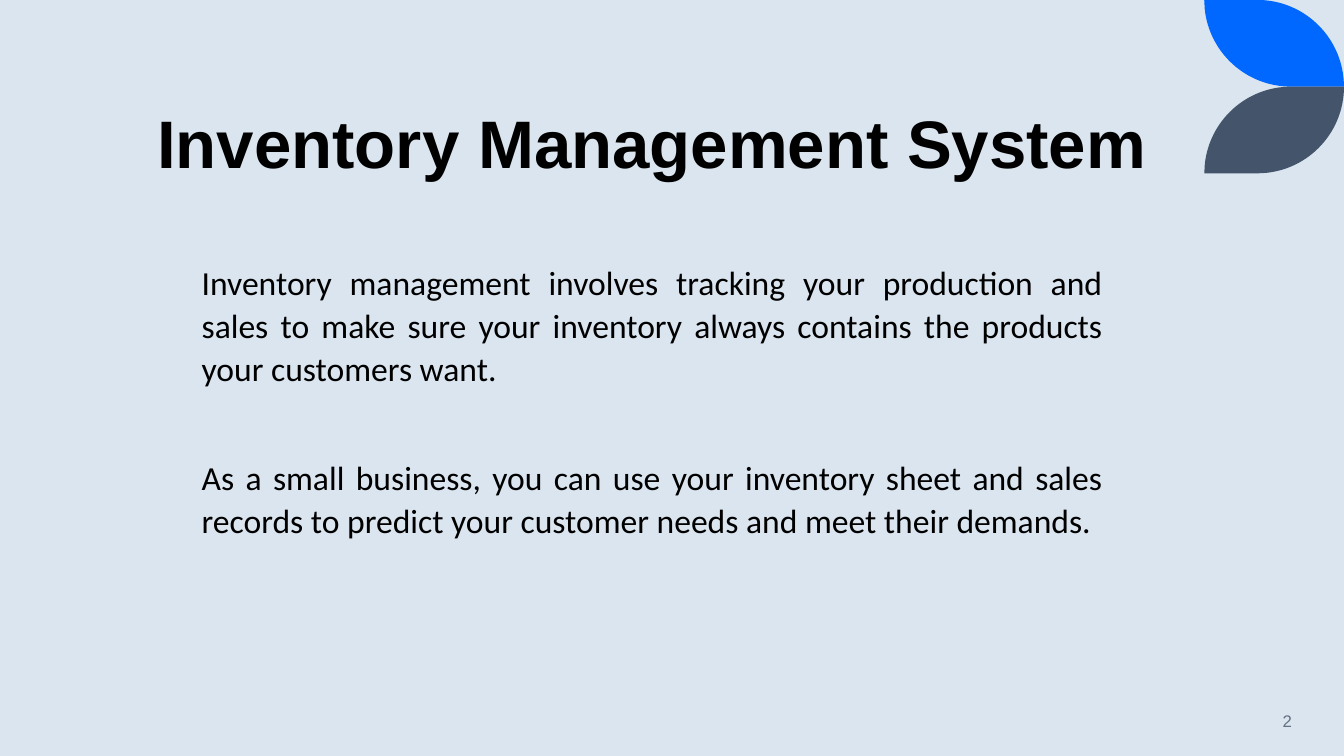
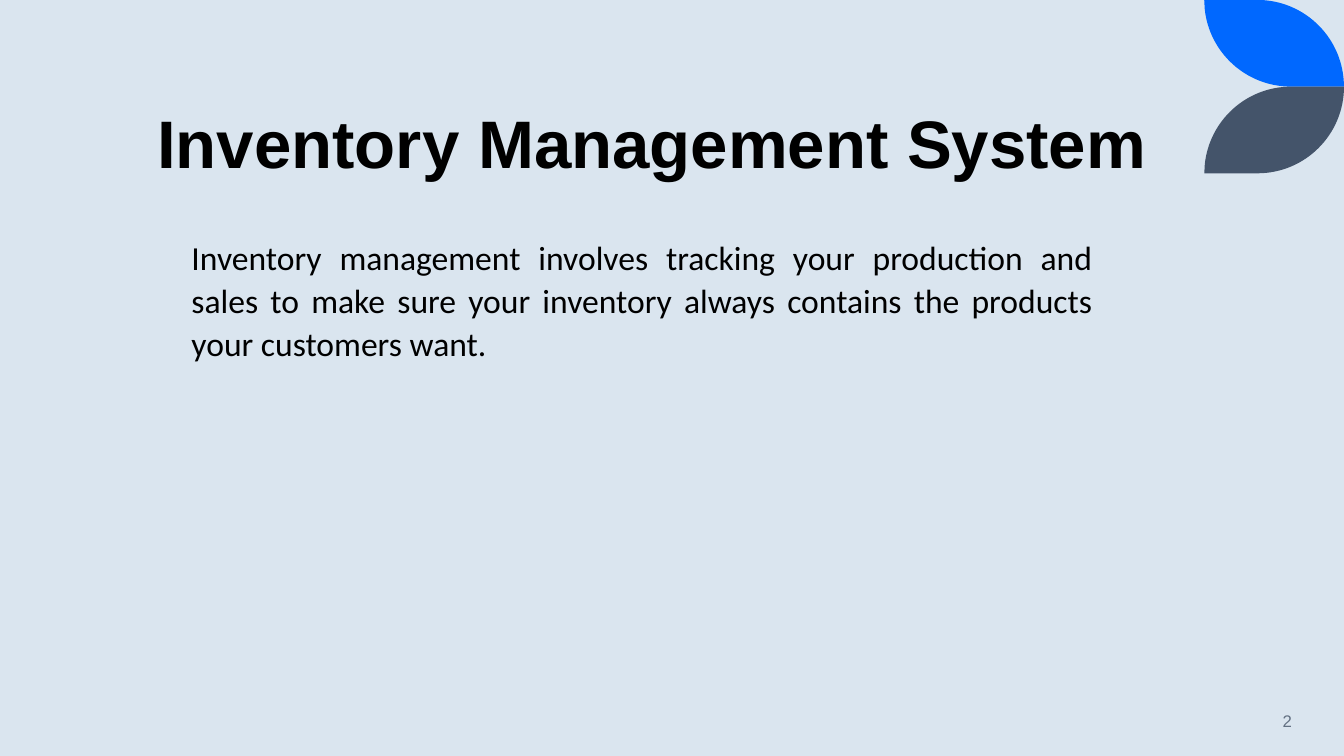
Before and after one commit to FathimaRushdha12/SRS-doc, a slide deck: slide 2 of IMS proposal.pptx. Drawn at 1344x756 pixels with LibreOffice and Linux fonts; fonts in the diff are those of the drawing. Boxes give left, top, right and bottom in pixels: in the first picture for what was removed or moved away, otherwise in the second. Text is boxed around its words. In the diff, an @@ line names an element or a change of style, - is before the commit and + after.

```diff
--- a/IMS proposal.pptx
+++ b/IMS proposal.pptx
@@ text "Inventory management involves tracking your ..." moved from (x1=202, y1=271, x2=1102, y2=539) to (x1=191, y1=246, x2=1092, y2=362) @@
@@ text at (x1=202, y1=466, x2=1102, y2=539): paragraph removed @@
-As a small business, you can use your inventory sheet and sales records to predict your customer needs and meet their demands.
```
Also in this commit, not shown: 1 other slide changed, 4 slides removed.
